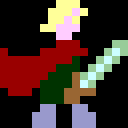
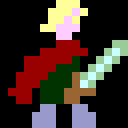
The second (128, 128) image is a revision of the first. Changes to its layers:
painted on "Background" over (x1=0, y1=48, x2=32, y2=104)
